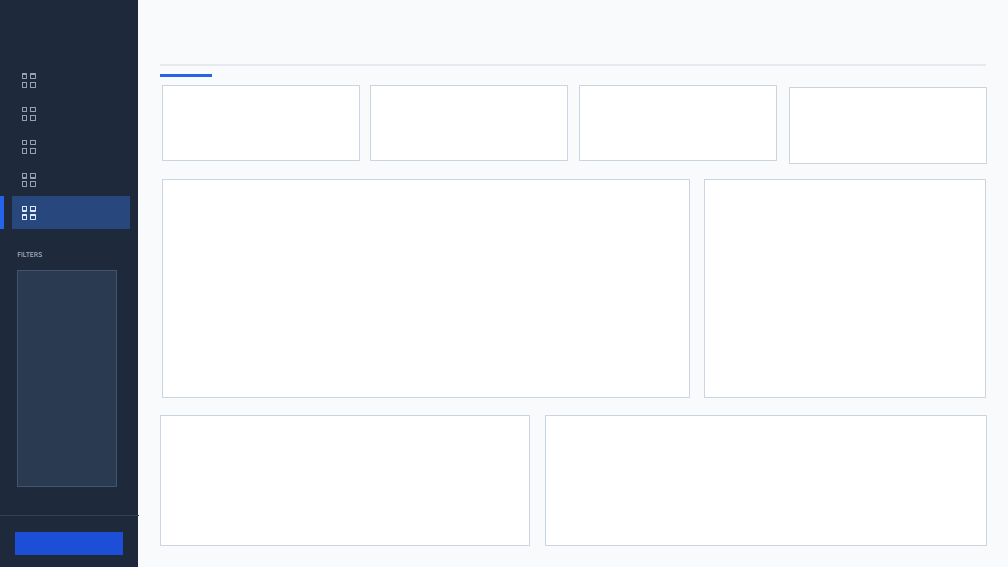
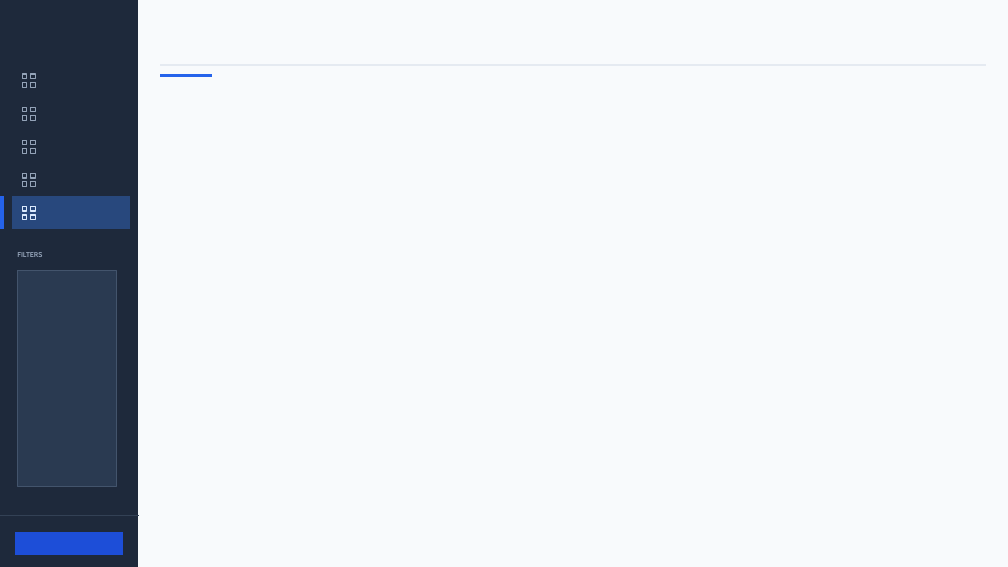
Before and after one commit to tunah72/dv-lab3-dashboard, a slide deck: slide 5 of design/powerbi_background_template.pptx. Drawn at 1008x567 pixels with LibreOffice and Linux fonts; fonts in the diff are those of the drawing. Boxes give left, top, right and bottom in pixels: in the first picture for what was removed or moved away, otherwise in the second. Text is boxed around its words. In the diff, an @@ line names an element or a change of style, - is before the commit and + after.

```diff
--- a/design/powerbi_background_template.pptx
+++ b/design/powerbi_background_template.pptx
@@ rectangle removed at (x1=163, y1=85, x2=359, y2=160) @@
@@ rectangle removed at (x1=371, y1=85, x2=567, y2=160) @@
@@ rectangle removed at (x1=580, y1=85, x2=777, y2=160) @@
@@ rectangle removed at (x1=789, y1=88, x2=986, y2=163) @@
@@ rectangle removed at (x1=163, y1=180, x2=690, y2=398) @@
@@ rectangle removed at (x1=704, y1=180, x2=986, y2=398) @@
@@ rectangle removed at (x1=160, y1=416, x2=529, y2=545) @@
@@ rectangle removed at (x1=545, y1=416, x2=986, y2=545) @@
```
Also in this commit, not shown: 4 other files.
